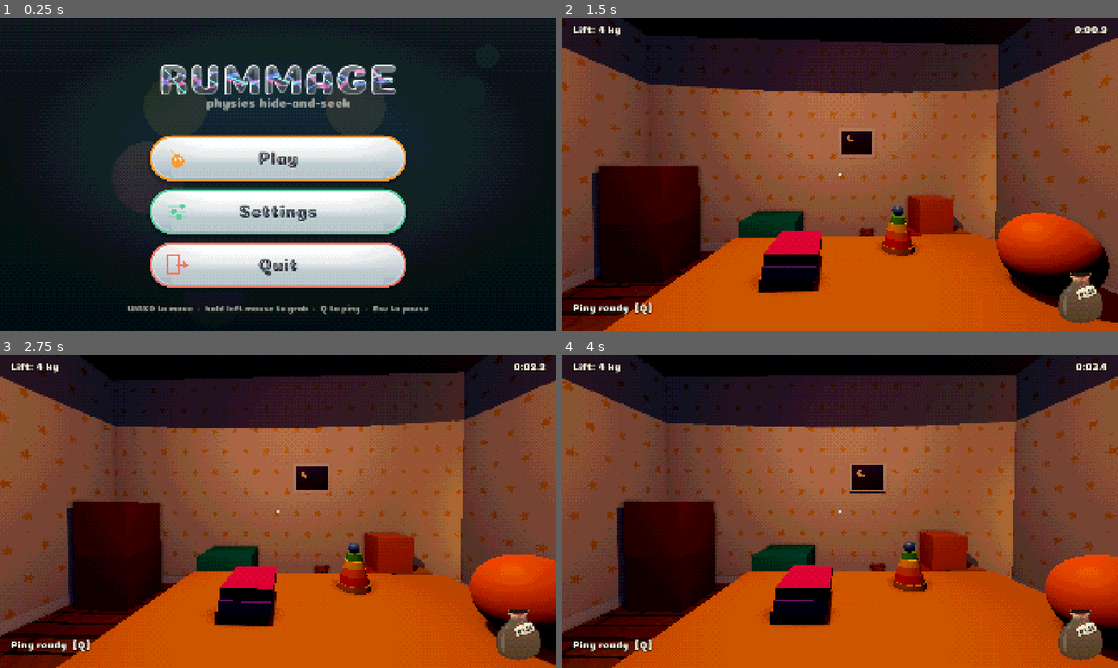
Above: before the commit, frames 1-4 (two rows, left to right).
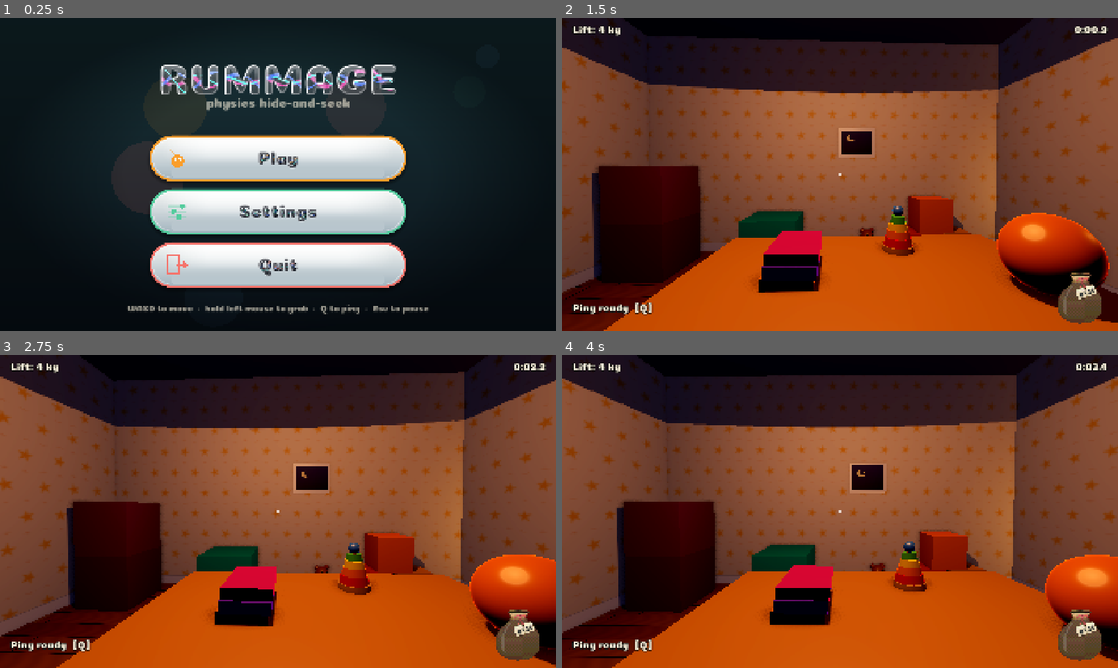
Above: after the commit, the same moments.

Repository: westo27/rummage
Game: Godot game, scene res://scenes/title.tscn
The game is run twice, just before and just after one commit, with the same random seed, the same clock (stepped at 60 frames per second) and the same inputs.
Inputs (mouse positions are in pixels of both pictures, inside the frame that each line leads up to):
- Up to frame 1 (0.25 s): no input
- Up to frame 2 (1.5 s): click (840, 158) at 0.5 s; tap Enter at 1.25 s; move the mouse to (867, 174) at 1.27 s; hold W (move_forward) from 1.28 s (still down); hold Shift (run) from 1.28 s (still down); click (867, 174) at 1.42 s
- Up to frame 3 (2.75 s): keep holding W (move_forward); move the mouse to (250, 511) at 2.02 s; release Shift (run) at 2.03 s; tap Mouse wheel up (beam_further) at 2.1 s; tap Shift (run) at 2.3 s
- Up to frame 4 (4 s): keep holding W (move_forward); move the mouse to (851, 505) at 2.77 s; hold Mouse wheel down (beam_nearer) 2.78-3.53 s; tap Shift (run) at 3.05, 3.8 s; move the mouse to (834, 517) at 3.52 s; tap C (crouch) at 3.6 s; click (834, 517) at 3.67 s

The runs differ from the first frame. In frame 2, 2.1% of the frame differs, in the area x 0-100%, y 0-98%; in frame 3, 2.3%, in the area x 0-100%, y 1-98%; in frame 4, 2.3%.

Commit message:
RoundedBoxMesh, tried on the bed; looks 3 and 4 on by default

Diff:
--- a/scenes/props/bed.tscn
+++ b/scenes/props/bed.tscn
@@ -1,6 +1,7 @@
 [gd_scene format=3]
 
 [ext_resource type="Script" path="res://scripts/prop.gd" id="1_prop"]
+[ext_resource type="Script" path="res://scripts/rounded_box_mesh.gd" id="2_round"]
 
 [sub_resource type="StandardMaterial3D" id="Mat_wood"]
 albedo_color = Color(0.82, 0.58, 0.34, 1)
@@ -11,38 +12,54 @@
 [sub_resource type="StandardMaterial3D" id="Mat_duvet"]
 albedo_color = Color(0.84, 0.24, 0.4, 1)
 
-[sub_resource type="BoxMesh" id="Mesh_leg"]
+[sub_resource type="PrimitiveMesh" id="Mesh_leg"]
+script = ExtResource("2_round")
 size = Vector3(0.08, 0.2, 0.08)
+radius = 0.02
 
 [sub_resource type="BoxShape3D" id="Shape_leg"]
 size = Vector3(0.08, 0.2, 0.08)
 
-[sub_resource type="BoxMesh" id="Mesh_frame"]
+[sub_resource type="PrimitiveMesh" id="Mesh_frame"]
+script = ExtResource("2_round")
 size = Vector3(2.08, 0.12, 0.96)
+radius = 0.035
 
-[sub_resource type="BoxMesh" id="Mesh_mattress"]
+[sub_resource type="PrimitiveMesh" id="Mesh_mattress"]
+script = ExtResource("2_round")
 size = Vector3(1.98, 0.18, 0.9)
+radius = 0.07
 
 [sub_resource type="BoxShape3D" id="Shape_base"]
 size = Vector3(2.08, 0.3, 0.96)
 
-[sub_resource type="BoxMesh" id="Mesh_duvet"]
+[sub_resource type="PrimitiveMesh" id="Mesh_duvet"]
+script = ExtResource("2_round")
 size = Vector3(1.4, 0.07, 0.94)
+radius = 0.03
 
-[sub_resource type="BoxMesh" id="Mesh_drape"]
+[sub_resource type="PrimitiveMesh" id="Mesh_drape"]
+script = ExtResource("2_round")
 size = Vector3(1.4, 0.2, 0.02)
+radius = 0.01
 
-[sub_resource type="BoxMesh" id="Mesh_head"]
+[sub_resource type="PrimitiveMesh" id="Mesh_head"]
+script = ExtResource("2_round")
 size = Vector3(0.06, 0.78, 0.96)
+radius = 0.028
 
 [sub_resource type="BoxShape3D" id="Shape_head"]
 size = Vector3(0.06, 0.78, 0.96)
 
-[sub_resource type="BoxMesh" id="Mesh_head_top"]
+[sub_resource type="PrimitiveMesh" id="Mesh_head_top"]
+script = ExtResource("2_round")
 size = Vector3(0.06, 0.12, 0.6)
+radius = 0.028
 
-[sub_resource type="BoxMesh" id="Mesh_foot"]
+[sub_resource type="PrimitiveMesh" id="Mesh_foot"]
+script = ExtResource("2_round")
 size = Vector3(0.06, 0.5, 0.96)
+radius = 0.028
 
 [sub_resource type="BoxShape3D" id="Shape_foot"]
 size = Vector3(0.06, 0.5, 0.96)
--- a/scripts/look_switcher.gd
+++ b/scripts/look_switcher.gd
@@ -7,6 +7,8 @@
 ##   2 = smooth pixels at 270p (no dither, no texel snap)
 ##   3 = smooth pixels at 360p
 ##   4 = rim light and gloss on/off (on top of any of the above)
+## Starts on 3 with 4 on, reapplied each time a scene loads (this overrides
+## the saved Graphics > Pixel filter while the tool exists).
 
 var _label: Label
 var _hide_at: float = 0.0
@@ -24,6 +26,17 @@
 	_label.add_theme_font_size_override("font_size", 36)
 	_label.visible = false
 	add_child(_label)
+
+
+func _ready() -> void:
+	get_tree().scene_changed.connect(_apply_defaults)
+	_apply_defaults()
+
+
+func _apply_defaults() -> void:
+	set_look("", true, 2)
+	set_wii_finish(true)
+	_label.visible = false
 
 
 func _unhandled_key_input(event: InputEvent) -> void:
--- /dev/null
+++ b/scripts/rounded_box_mesh.gd
@@ -0,0 +1,96 @@
+@tool
+class_name RoundedBoxMesh
+extends PrimitiveMesh
+## A BoxMesh with rounded edges and corners, so they catch a soft highlight
+## instead of a hard crease. Drop-in for BoxMesh: same `size`, centred on the
+## origin. Collision can stay a plain BoxShape3D.
+##
+## Extending PrimitiveMesh means Godot calls _create_mesh_array() to build the
+## surface whenever a property changes, like its own primitives. @tool makes
+## that happen in the editor too.
+
+@export var size: Vector3 = Vector3.ONE:
+	set(v):
+		size = v
+		request_update()
+## How round the edges are, in metres. Clamped to just under half the
+## smallest side, so thin boards still work.
+@export_range(0.0, 0.5, 0.001, "or_greater") var radius: float = 0.03:
+	set(v):
+		radius = v
+		request_update()
+## Steps around each rounded edge. 4 is smooth enough at game distances.
+@export_range(1, 12) var segments: int = 4:
+	set(v):
+		segments = v
+		request_update()
+
+
+func _create_mesh_array() -> Array:
+	var half := size * 0.5
+	var r := minf(radius, minf(half.x, minf(half.y, half.z)) * 0.98)
+	var inner := half - Vector3.ONE * r
+	var verts := PackedVector3Array()
+	var normals := PackedVector3Array()
+	var uvs := PackedVector2Array()
+	var indices := PackedInt32Array()
+
+	# Each face is a grid over the face's two in-plane axes. Along each axis the
+	# grid steps through the rounded band, jumps across the flat middle, then
+	# steps through the far band. Every grid point sits on the box's surface
+	# (`c`); pushing it out from the nearest point of the shrunken inner box by
+	# `r` rounds it. The same point on two neighbouring faces lands in the same
+	# place with the same normal, so the faces meet without a seam.
+	for axis in 3:
+		for sgn: float in [-1.0, 1.0]:
+			var u_axis := (axis + 1) % 3
+			var v_axis := (axis + 2) % 3
+			var us := _steps(half[u_axis], inner[u_axis])
+			var vs := _steps(half[v_axis], inner[v_axis])
+			var start := verts.size()
+			for j in vs.size():
+				for i in us.size():
+					var c := Vector3.ZERO
+					c[axis] = half[axis] * sgn
+					c[u_axis] = us[i]
+					c[v_axis] = vs[j]
+					var core := c.clamp(-inner, inner)
+					var n := (c - core).normalized()
+					if n == Vector3.ZERO:
+						n[axis] = sgn
+					verts.append(core + n * r)
+					normals.append(n)
+					uvs.append(Vector2(float(i) / (us.size() - 1), float(j) / (vs.size() - 1)))
+			var w := us.size()
+			for j in vs.size() - 1:
+				for i in w - 1:
+					var a := start + j * w + i
+					var b := a + 1
+					var d := a + w
+					var e := d + 1
+					# Godot draws clockwise triangles as the front, so the
+					# winding flips with the face's side.
+					if sgn > 0.0:
+						indices.append_array([a, d, b, b, d, e])
+					else:
+						indices.append_array([a, b, d, b, e, d])
+
+	var arrays := []
+	arrays.resize(Mesh.ARRAY_MAX)
+	arrays[Mesh.ARRAY_VERTEX] = verts
+	arrays[Mesh.ARRAY_NORMAL] = normals
+	arrays[Mesh.ARRAY_TEX_UV] = uvs
+	arrays[Mesh.ARRAY_INDEX] = indices
+	return arrays
+
+
+## Grid positions along one axis: the rounded band at each end in `segments`
+## steps, eased so the steps are even in angle rather than distance.
+func _steps(h: float, inner_h: float) -> PackedFloat32Array:
+	var out := PackedFloat32Array()
+	var band := h - inner_h
+	for k in segments + 1:
+		out.append(-inner_h - band * cos(PI * 0.5 * k / segments))
+	for k in segments + 1:
+		out.append(inner_h + band * sin(PI * 0.5 * k / segments))
+	return out
--- /dev/null
+++ b/tests/shoot_bed.gd
@@ -0,0 +1,47 @@
+extends Node
+## Close-up of the bed, for checking rounded edges. Needs a real window.
+## Run: Godot --path . --resolution 960x540 res://tests/shoot_bed.tscn [-- tag]
+## Writes bed_<tag>_<off|360p>.png to user://shots.
+
+const OUT: String = "user://shots"
+
+
+func _ready() -> void:
+	_run.call_deferred()
+
+
+func _run() -> void:
+	DirAccess.make_dir_recursive_absolute(OUT)
+	var args := OS.get_cmdline_user_args()
+	var tag: String = args[0] if args.size() > 0 else "now"
+	var main: Node = (load("res://scenes/main.tscn") as PackedScene).instantiate()
+	get_tree().root.add_child(main)
+	get_tree().current_scene = main
+	var player := main.get_node("Player") as CharacterBody3D
+	var head := player.get_node("Head") as Node3D
+	player.set_process_unhandled_input(false)
+	await _frames(30)
+	var bed: Node3D
+	for prop: Node in get_tree().get_nodes_in_group("props"):
+		if prop.scene_file_path.ends_with("bed.tscn"):
+			bed = prop
+	# Stand off the foot corner of the bed, looking at its middle.
+	var target := bed.global_position + Vector3(0, 0.15, 0)
+	player.global_position = bed.to_global(Vector3(1.9, 0, 1.5)) * Vector3(1, 0, 1) + Vector3(0, 0.05, 0)
+	player.reset_physics_interpolation()
+	await _frames(5)
+	var dir: Vector3 = (target - head.global_position).normalized()
+	player.rotation.y = atan2(-dir.x, -dir.z)
+	head.rotation.x = asin(dir.y)
+	Game.looks.set_wii_finish(true)
+	for v: Array in [["off", false, 3], ["360p", true, 2]]:
+		Game.looks.set_look("", v[1], v[2])
+		await _frames(20)
+		get_viewport().get_texture().get_image().save_png("%s/bed_%s_%s.png" % [OUT, tag, v[0]])
+	print("Wrote PNGs to %s" % ProjectSettings.globalize_path(OUT))
+	get_tree().quit()
+
+
+func _frames(count: int) -> void:
+	for i in count:
+		await get_tree().process_frame
--- /dev/null
+++ b/tests/shoot_bed.tscn
@@ -0,0 +1,6 @@
+[gd_scene format=3]
+
+[ext_resource type="Script" path="res://tests/shoot_bed.gd" id="1"]
+
+[node name="ShootBed" type="Node"]
+script = ExtResource("1")
Not shown, added: scripts/rounded_box_mesh.gd.uid
Not shown, added: tests/shoot_bed.gd.uid
